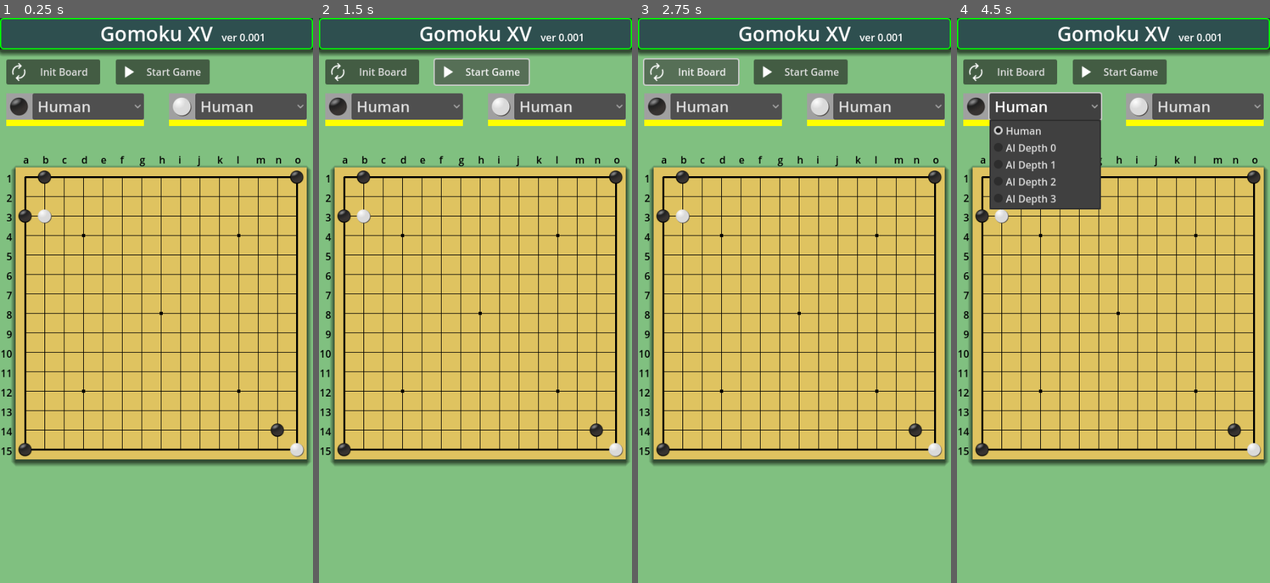
Above: before the commit, frames 1-4 (left to right).
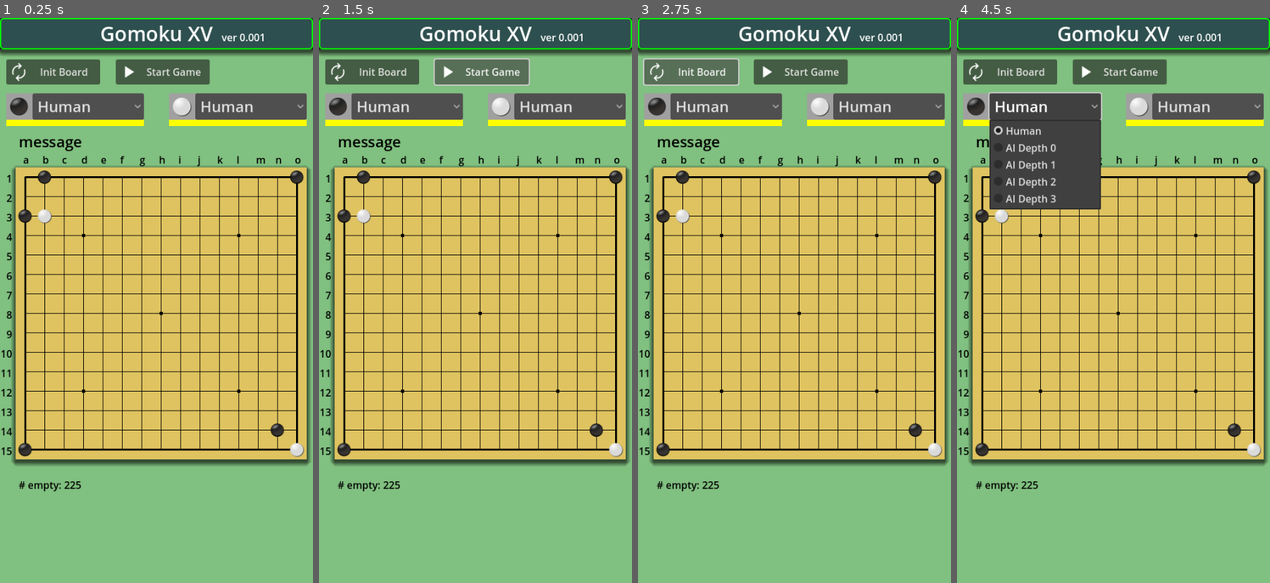
Above: after the commit, the same moments.

Repository: vivisuke/Gomoku15
Game: Godot game, scene res://main_scene.tscn
The game is run twice, just before and just after one commit, with the same random seed, the same clock (stepped at 60 frames per second) and the same inputs.
Inputs:
- Up to frame 1 (0.25 s): no input
- Up to frame 2 (1.5 s): click "Start Game" at 0.5 s; click "Start Game" at 1.25 s
- Up to frame 3 (2.75 s): click "Init Board" at 2 s
- Up to frame 4 (4.5 s): click "Human" at 2.75 s; click "Init Board" at 3.5 s; click "Human" at 4.25 s

The runs differ from the first frame. In frame 1, 0.4% of the frame differs, in the area x 5-27%, y 21-84%; in frame 2, 0.4%; in frame 3, 0.4%; in frame 4, 0.2%.

Commit message:
0010 ◎ C 09/26 09/26 0.001│ToDo│メッセージ、空欄数表示ラベル設置

Diff:
--- a/Gomoku15/main_scene.tscn
+++ b/Gomoku15/main_scene.tscn
@@ -57,26 +57,6 @@
 offset_right = 424.0
 offset_bottom = 45.0
 text = "ver 0.001"
-
-[node name="Board" type="ColorRect" parent="."]
-offset_left = 25.0
-offset_top = 238.0
-offset_right = 490.0
-offset_bottom = 703.0
-color = Color(0.87451, 0.764706, 0.376471, 1)
-script = ExtResource("2_7ojb1")
-
-[node name="Grid" type="ColorRect" parent="Board"]
-layout_mode = 0
-offset_right = 40.0
-offset_bottom = 40.0
-color = Color(1, 1, 1, 0)
-script = ExtResource("3_wqwvs")
-
-[node name="TileMap" type="TileMap" parent="Board"]
-tile_set = SubResource("TileSet_u5f6f")
-format = 2
-layer_0/tile_data = PackedInt32Array(0, 1, 0, 917518, 1, 0, 131073, 1, 0, 1, 0, 0, 851981, 0, 0, 917504, 0, 0, 14, 0, 0)
 
 [node name="InitButton" type="Button" parent="."]
 offset_left = 10.0
@@ -186,3 +166,40 @@
 offset_right = 220.0
 offset_bottom = 52.0
 color = Color(1, 1, 0, 1)
+
+[node name="MessLabel" type="Label" parent="."]
+offset_left = 30.0
+offset_top = 180.0
+offset_right = 490.0
+offset_bottom = 217.0
+theme_override_colors/font_color = Color(0, 0, 0, 1)
+theme_override_font_sizes/font_size = 24
+text = "message"
+
+[node name="Board" type="ColorRect" parent="."]
+offset_left = 25.0
+offset_top = 238.0
+offset_right = 490.0
+offset_bottom = 703.0
+color = Color(0.87451, 0.764706, 0.376471, 1)
+script = ExtResource("2_7ojb1")
+
+[node name="Grid" type="ColorRect" parent="Board"]
+layout_mode = 0
+offset_right = 40.0
+offset_bottom = 40.0
+color = Color(1, 1, 1, 0)
+script = ExtResource("3_wqwvs")
+
+[node name="TileMap" type="TileMap" parent="Board"]
+tile_set = SubResource("TileSet_u5f6f")
+format = 2
+layer_0/tile_data = PackedInt32Array(0, 1, 0, 917518, 1, 0, 131073, 1, 0, 1, 0, 0, 851981, 0, 0, 917504, 0, 0, 14, 0, 0)
+
+[node name="NEmptyLabel" type="Label" parent="."]
+offset_left = 30.0
+offset_top = 732.0
+offset_right = 130.0
+offset_bottom = 758.0
+theme_override_colors/font_color = Color(0, 0, 0, 1)
+text = "# empty: 225"
Not shown, changed: Gomoku15.spr
